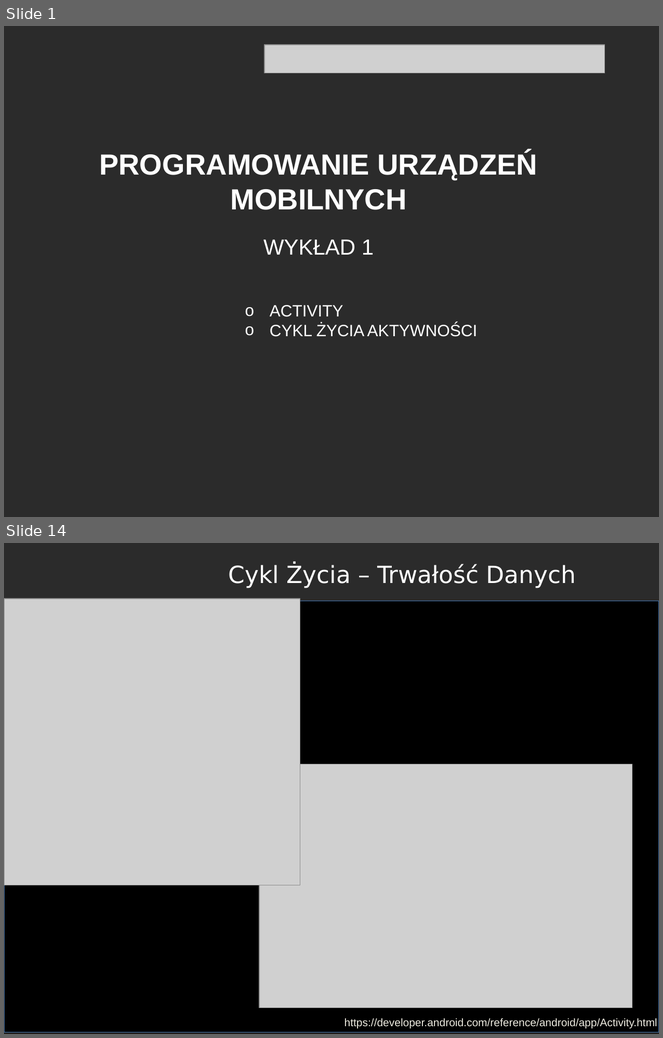
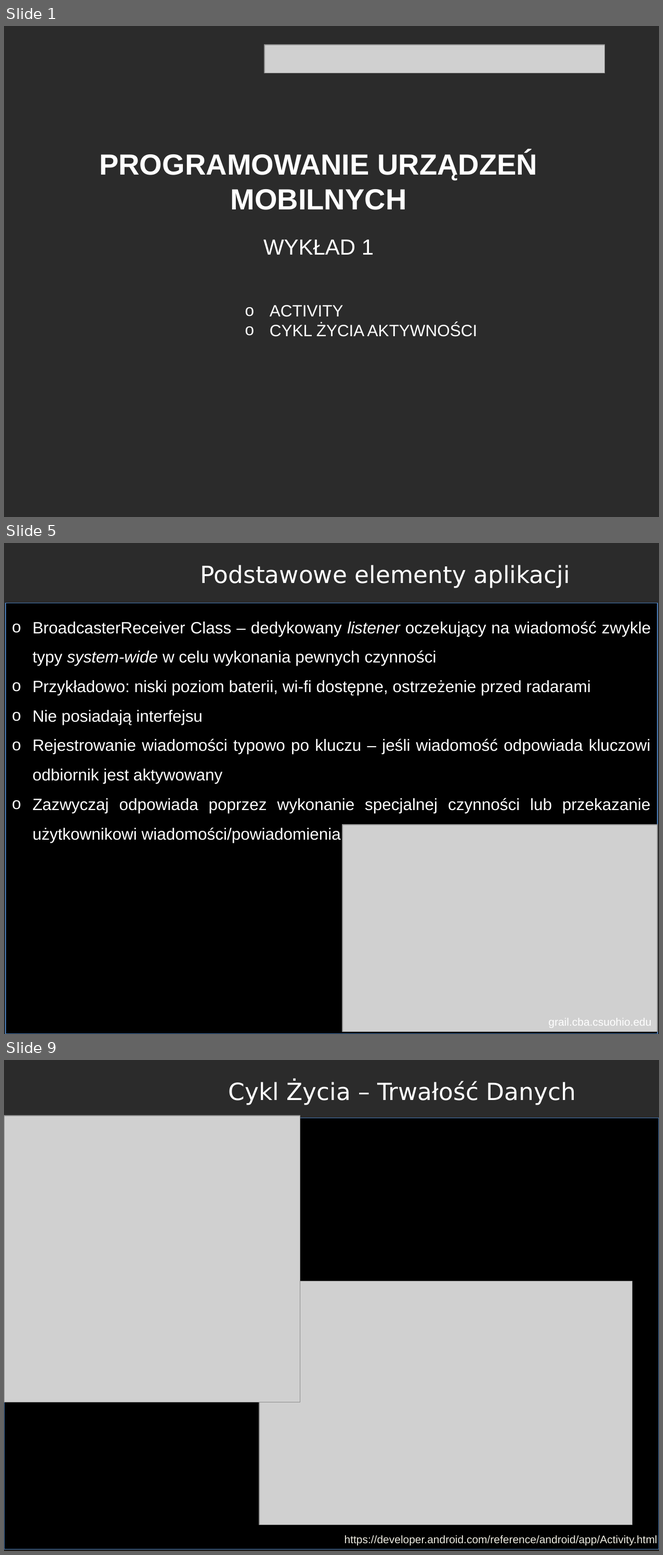
Before and after one commit to RafLew84/PUM, a slide deck: 2022-2023/Wyk/Wyklad1.pptx. Shown one above the other, each under a label of ours: slides 1 and 14 before the commit, slides 1, 5 and 9 after it; the slides between them are not shown. The pictures are 663x1038 and 663x1555 pixels, drawn with LibreOffice and Linux fonts; fonts in the diff are those of the drawing; grey boxes stand for pictures; background and template pictures are left out; a plain dark background stands for a picture behind light text. Boxes give left, top, right and bottom in pixels: in the first picture for what was removed or moved away, otherwise in the second. Text is boxed around its words. In the diff, an @@ line names an element or a change of style, - is before the commit and + after.

```diff
--- a/2022-2023/Wyk/Wyklad1.pptx
+++ b/2022-2023/Wyk/Wyklad1.pptx
@@ slide 5 added at bbox=[4, 543, 659, 1034], background picture (left out) @@
@@ text added at bbox=[201, 565, 570, 588], 26 pt, text #FFFFFF @@
+Podstawowe elementy aplikacji
@@ rectangle added at bbox=[6, 603, 657, 1034], fill #000000, outline #4B7EBC 0.75 pt @@
@@ text added at bbox=[33, 621, 651, 843], 18 pt, text #FFFFFF @@
+o BroadcasterReceiver Class – dedykowany listener oczekujący na wiadomość zwykle typy system-wide w celu wykonania pewnych czynności
+o Przykładowo: niski poziom baterii, wi-fi dostępne, ostrzeżenie przed radarami
+o Nie posiadają interfejsu
+o Rejestrowanie wiadomości typowo po kluczu – jeśli wiadomość odpowiada kluczowi odbiornik jest aktywowany
+o Zazwyczaj odpowiada poprzez wykonanie specjalnej czynności lub przekazanie użytkownikowi wiadomości/powiadomienia
@@ picture added at bbox=[343, 825, 658, 1032] @@
@@ text added at bbox=[548, 1018, 651, 1028], 12 pt, text #FFFFFF @@
+grail.cba.csuohio.edu
@@ what was slide 14 is now slide 9 @@
```
Also in this commit, not shown: 1 slide changed, 6 other slides added, 1 slide removed, 3 other files.
